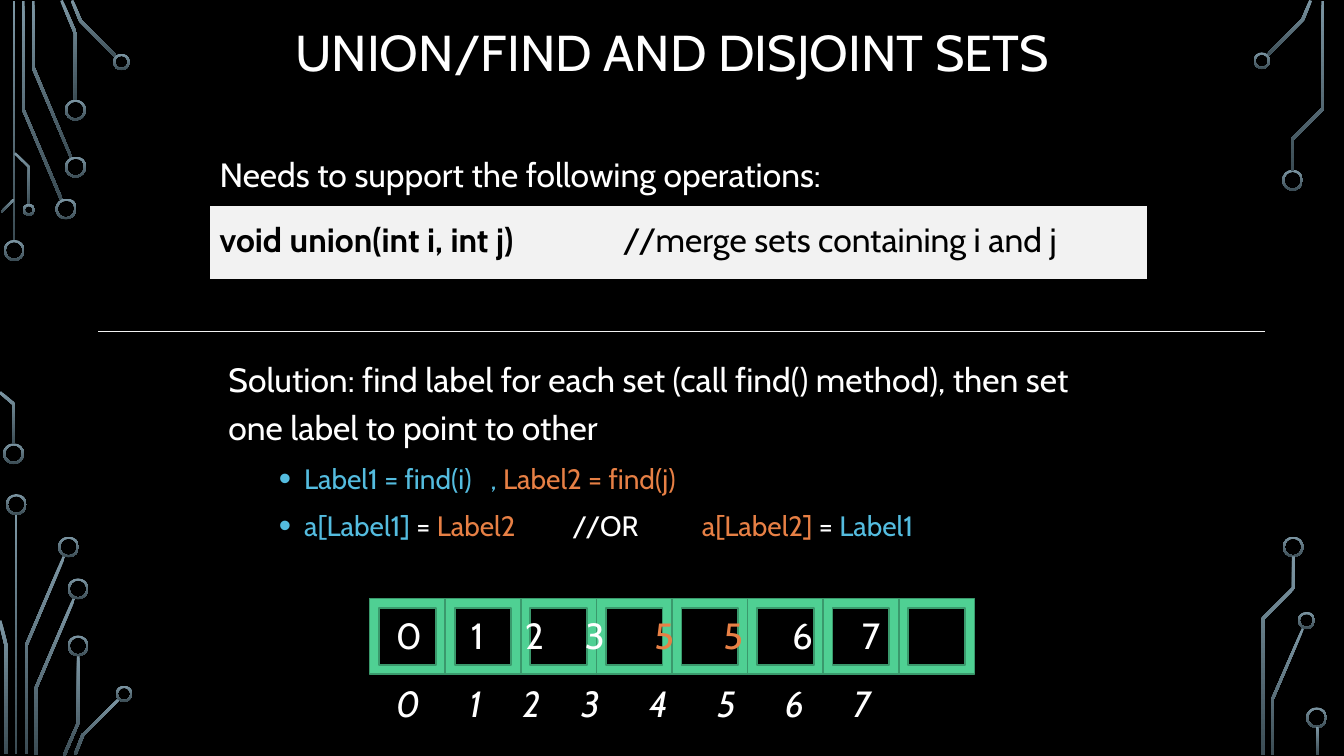
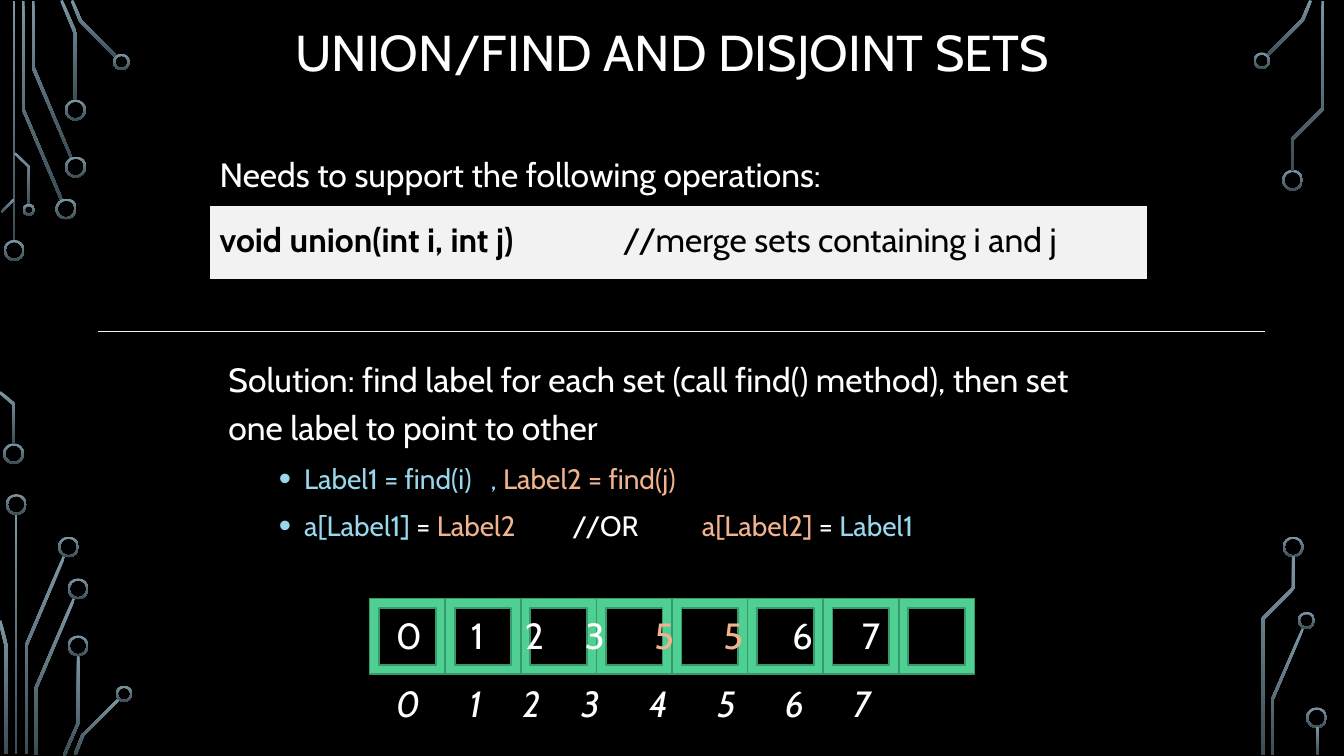
Before and after one commit to markfloryan/dsa2, a slide deck: slide 14 of slides/03-3-Kruskals.pptx. Drawn at 1344x756 pixels with LibreOffice and Linux fonts; fonts in the diff are those of the drawing; background and template pictures are left out. Boxes give left, top, right and bottom in pixels: in the first picture for what was removed or moved away, otherwise in the second. Text is boxed around its words. In the diff, an @@ line names an element or a change of style, - is before the commit and + after.

```diff
--- a/slides/03-3-Kruskals.pptx
+++ b/slides/03-3-Kruskals.pptx
@@ text at (304, 468, 913, 540): text colour #54BCDF to #98D7EC in "Label1 = find(i) ,", "a[Label1] Label1"; text colour #E78045 to #F1B38F in "Label2 = find(j)", "Label2 a[Label2]" @@
@@ text "0 1 2 3 5 ..." at (396, 619, 880, 658): text colour #E78045 to #F1B38F in "5 5" @@
```
Also in this commit, not shown: 2 other slides changed, 5 other files.
